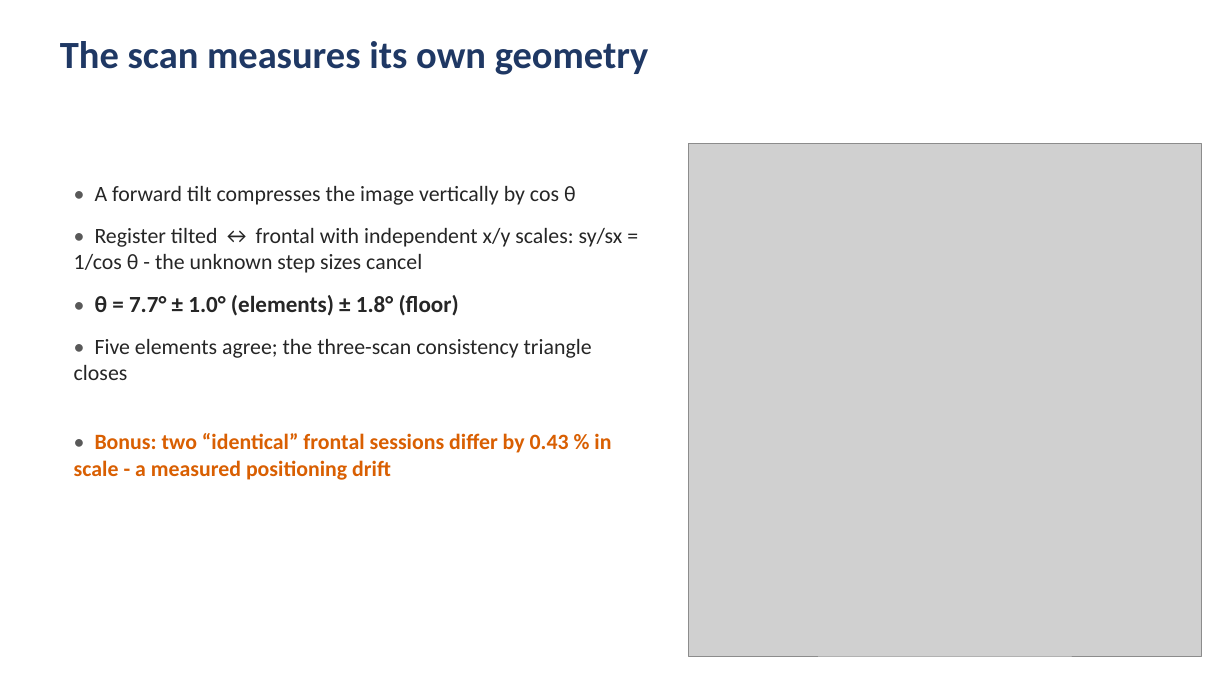
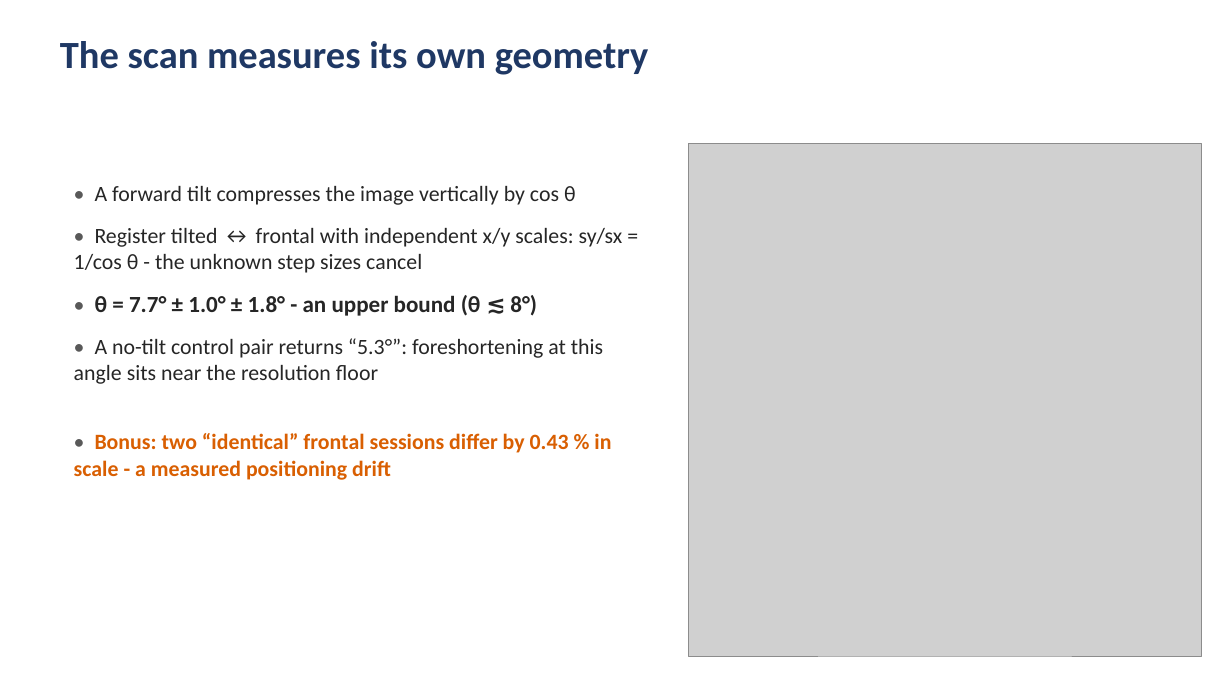
Before and after one commit to JankoVukobratovic/VincaInternship, a slide deck: slide 8 of presentation/dual_detector_talk.pptx. Drawn at 1232x693 pixels with LibreOffice and Linux fonts; fonts in the diff are those of the drawing; grey boxes stand for pictures. Boxes give left, top, right and bottom in pixels: in the first picture for what was removed or moved away, otherwise in the second. Text is boxed around its words. In the diff, an @@ line names an element or a change of style, - is before the commit and + after.

Commit message:
Geometry fit on registered-overlap ratios: monotonic tilt shift, offset sign corrected; tilt angle quoted as upper bound; talk and Results draft updated

```diff
--- a/presentation/dual_detector_talk.pptx
+++ b/presentation/dual_detector_talk.pptx
@@ text at [74,295,603,384]: text changed @@
-• θ = 7.7° ± 1.0° (elements) ± 1.8° (floor)
-• Five elements agree; the three-scan consistency triangle closes
+• θ = 7.7° ± 1.0° ± 1.8° - an upper bound (θ ≲ 8°)
+• A no-tilt control pair returns “5.3°”: foreshortening at this angle sits near the resolution floor
```
Also in this commit, not shown: 3 other slides changed, 6 other files.
